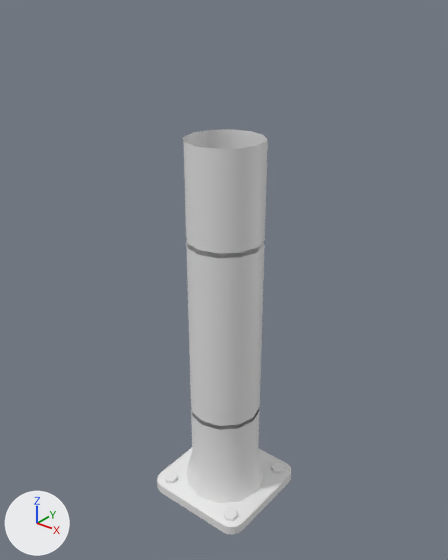
The FBX model 3D Assets/SM_PillarModularKit.fbx: old version first, new version second.
Rendered twice from a 50 mm lens placed at (-2.6, 1.45, 2.78), pointed at (-4.43, 3.75, 1.36). Lighting does not change. The marker at lower left points along +X, +Y and +Z.

Names of what the first picture shows: 'SM_PillarA_0.5', 'SM_PillarA_1', 'SM_PillarFootA_0.5'.
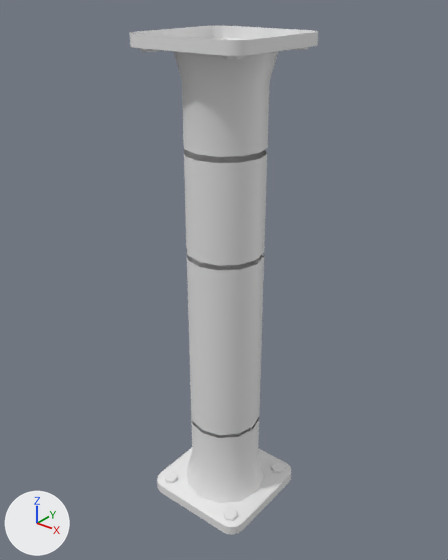
Where the newer file only moved an object's origin or applied its transform, the numbers keep the older frame.

Pixel boxes [x1, y1, x2, y2] of what changed, in the pictures (448 x 560 px; the box of a moved part takes in the faces that stretch with it):
'SM_PillarFootA_0.001', added: after [130, 25, 318, 157]
'SM_PillarA_1', mesh moved: before [186, 240, 265, 426]; after [187, 254, 264, 435]
'SM_PillarA_0.5', mesh moved: before [183, 129, 268, 253]; after [184, 150, 267, 266]
'SM_PillarFootA_0.5', reshaped: before [157, 407, 291, 534]; after [157, 414, 291, 534]
part 2 of me_cylinder_014, moved or reshaped: before [191, 407, 259, 479]; after [191, 414, 259, 479]

What the commit changed:
me_cylinder_013 has 24 vertices, 12 faces and spans x 0.116..0.516, y 0.116..0.516, z 0.0..0.5.
me_cylinder_013 is used by ob_sm_pillara_0_5; location (-4.725, 3.41, 1.61).
me_cylinder_013 part 1: the whole mesh is moved by (0.0, 0.0, -0.064).
me_cylinder_014 has 168 vertices, 117 faces and spans x 0.0..0.632, y 0.0..0.632, z 0.0..0.558.
me_cylinder_014 is used by ob_sm_pillarfoota_0_5; location (-4.725, 3.41, 0.0).
me_cylinder_014 part 2: all 12 vertices in x 0.116..0.516, y 0.116..0.516, z 0.558 are moved by (0.0, 0.0, -0.058).
me_cylinder_011 has 24 vertices, 12 faces and spans x 0.116..0.516, y 0.116..0.516, z 0.0..1.0.
me_cylinder_011 is used by ob_sm_pillara_1; location (-4.725, 3.41, 0.584).
me_cylinder_011 part 3: the whole mesh is moved by (0.0, 0.0, -0.064).
Mesh me_cylinder_019 is new.
It has 168 vertices, 117 faces and spans x -63.2..0.0, y 0.0..63.2, z 0.0..50.0.
Object 'SM_PillarFootA_0.001' (ob_sm_pillarfoota_0_001) is new; it shows me_cylinder_019.
Its location is (-4.725, 3.41, 2.574).
Its rotation in degrees is (0, 0, 90).
Its scale is (-0.01, -0.01, -0.01).
